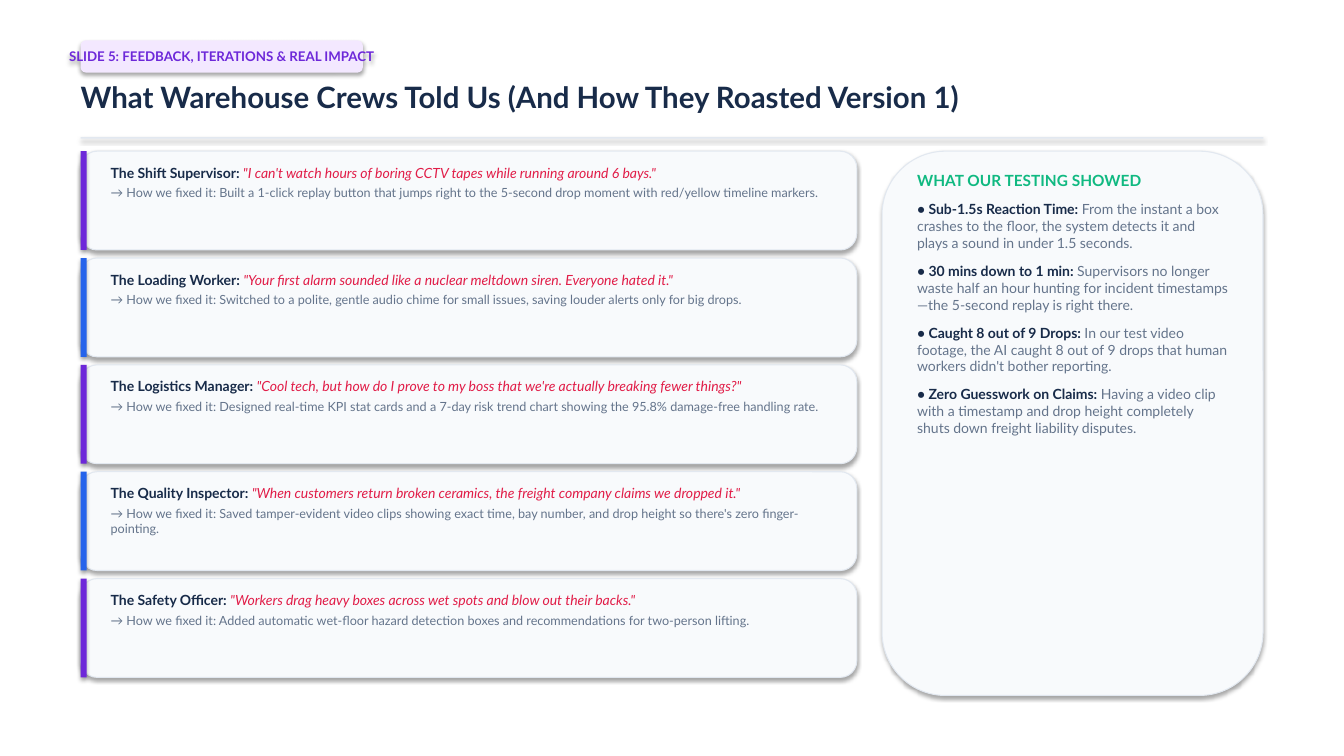
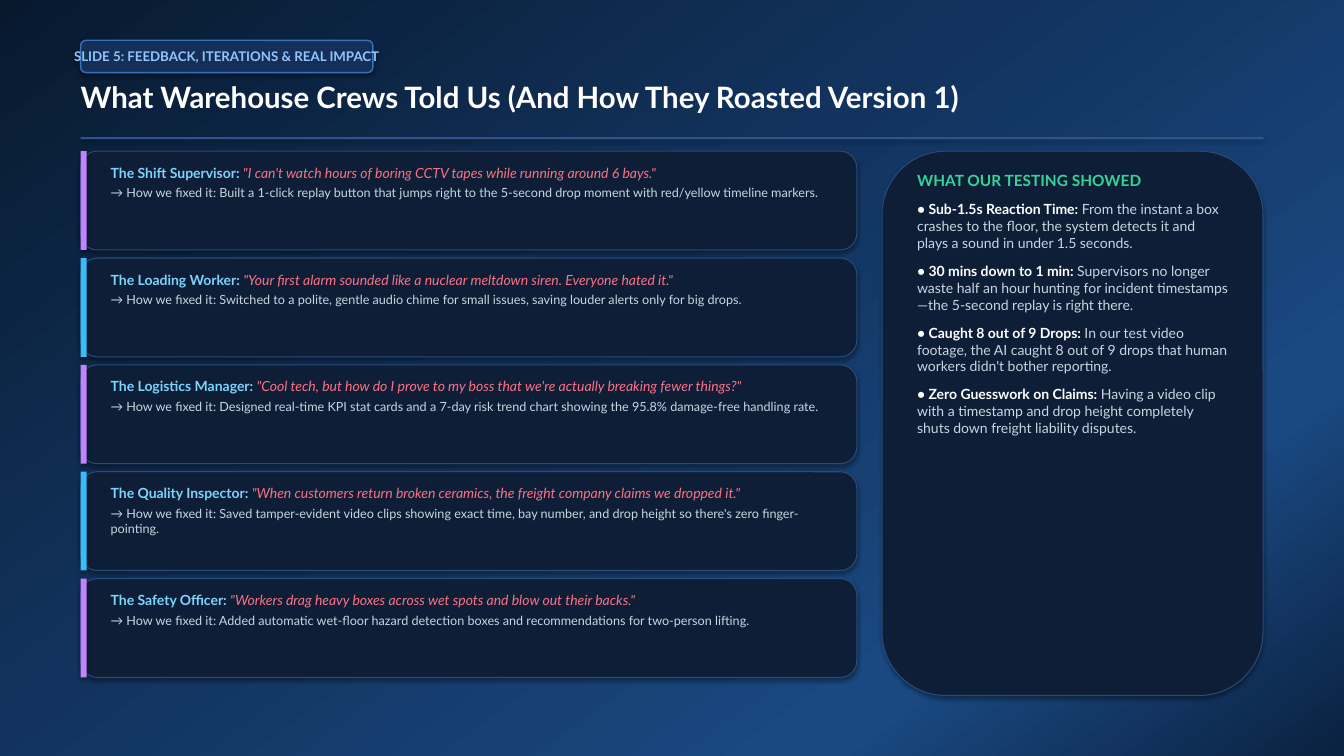
Before and after one commit to Aastha008/Smart-Warehouse-System, a slide deck: slide 5 of Smart_Warehouse_DockGuard_Presentation.pptx. Drawn at 1344x756 pixels with LibreOffice and Linux fonts; fonts in the diff are those of the drawing. Boxes give left, top, right and bottom in pixels: in the first picture for what was removed or moved away, otherwise in the second. Text is boxed around its words. In the diff, an @@ line names an element or a change of style, - is before the commit and + after.

Commit message:
Update all slides with pretty blue gradient theme (professional, human-made)

```diff
--- a/Smart_Warehouse_DockGuard_Presentation.pptx
+++ b/Smart_Warehouse_DockGuard_Presentation.pptx
@@ rectangle at <box>0,0,1344,756</box>: fill #FFFFFF to gradient #08192E to #12335E to #1A4982 to #0A2140 @@
@@ rounded rectangle "SLIDE 5: FEEDBACK, ITERATIONS & ...": place and size @@
-rounded rectangle "SLIDE 5: FEEDBACK, ITERATIONS & ..." at <box>81,40,363,73</box>
+rounded rectangle "SLIDE 5: FEEDBACK, ITERATIONS & ..." at <box>81,40,373,73</box>
@@ rounded rectangle "SLIDE 5: FEEDBACK, ITERATIONS & ..." at <box>81,40,373,73</box>: text colour #6D28D9 to #93C5FD; fill #F3E8FF to #143058; outline none to #3872BA 1 pt @@
@@ text "What Warehouse Crews Told Us ..." at <box>81,85,959,113</box>: text colour #182B49 to #FFFFFF @@
@@ rectangle at <box>81,137,1263,139</box>: fill #E2E8F0 to #2D558C @@
@@ text "The Shift Supervisor: "I can't ..." at <box>111,167,818,200</box>: text colour #182B49 to #7DD3FC in "The Shift Supervisor:"; text colour #E11D48 to #FB7185 in ""I can't watch hours of boring CCTV ..."; text colour #64748B to #CBD5E1 in "→ How we fixed it: Built a ..." @@
@@ fill #F8FAFC to #0E1E36; outline #E2E8F0 0.75 pt to #284B78 0.75 pt in 6 elements at <box>81,151,857,250</box>, <box>81,258,857,357</box>, <box>81,365,857,464</box>, <box>81,472,857,571</box>, <box>81,579,857,678</box>, <box>882,151,1263,696</box> @@
@@ text "WHAT OUR TESTING SHOWED" at <box>917,174,1228,436</box>: text colour #10B981 to #34D399 in "WHAT OUR TESTING SHOWED"; text colour #182B49 to #FFFFFF in "• Sub-1.5s Reaction Time:", "• 30 mins down to 1 min:", "• Caught 8 out of 9 Drops:", "• Zero Guesswork on Claims:"; text colour #64748B to #CBD5E1 in "From the instant a box crashes to ...", "Supervisors no longer waste half an hour ...", "In our test video footage, the AI ...", "Having a video clip with a timestamp ..." @@
@@ rectangle at <box>81,258,87,357</box>: fill #2563EB to #38BDF8 @@
@@ text "The Loading Worker: "Your first ..." at <box>111,274,742,307</box>: text colour #182B49 to #7DD3FC in "The Loading Worker:"; text colour #E11D48 to #FB7185 in ""Your first alarm sounded like a nuclear ..."; text colour #64748B to #CBD5E1 in "→ How we fixed it: Switched to ..." @@
@@ text "The Logistics Manager: "Cool tech, ..." at <box>111,380,819,414</box>: text colour #182B49 to #7DD3FC in "The Logistics Manager:"; text colour #E11D48 to #FB7185 in ""Cool tech, but how do I prove ..."; text colour #64748B to #CBD5E1 in "→ How we fixed it: Designed real-time ..." @@
@@ rectangle at <box>81,472,87,571</box>: fill #2563EB to #38BDF8 @@
@@ text "The Quality Inspector: "When customers ..." at <box>111,487,798,536</box>: text colour #182B49 to #7DD3FC in "The Quality Inspector:"; text colour #E11D48 to #FB7185 in ""When customers return broken ceramics, the freight ..."; text colour #64748B to #CBD5E1 in "→ How we fixed it: Saved tamper-evident ..." @@
@@ fill #6D28D9 to #C084FC in 3 elements at <box>81,151,87,250</box>, <box>81,365,87,464</box>, <box>81,579,87,678</box> @@
@@ text "The Safety Officer: "Workers drag ..." at <box>111,594,749,628</box>: text colour #182B49 to #7DD3FC in "The Safety Officer:"; text colour #E11D48 to #FB7185 in ""Workers drag heavy boxes across wet spots ..."; text colour #64748B to #CBD5E1 in "→ How we fixed it: Added automatic ..." @@
```
Also in this commit, not shown: 5 other slides changed, 2 other files.
